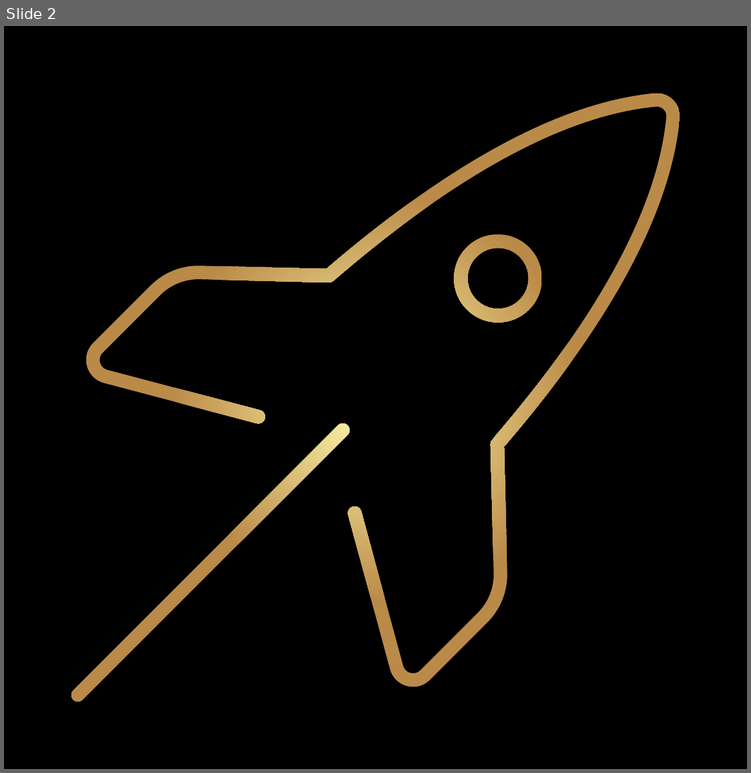
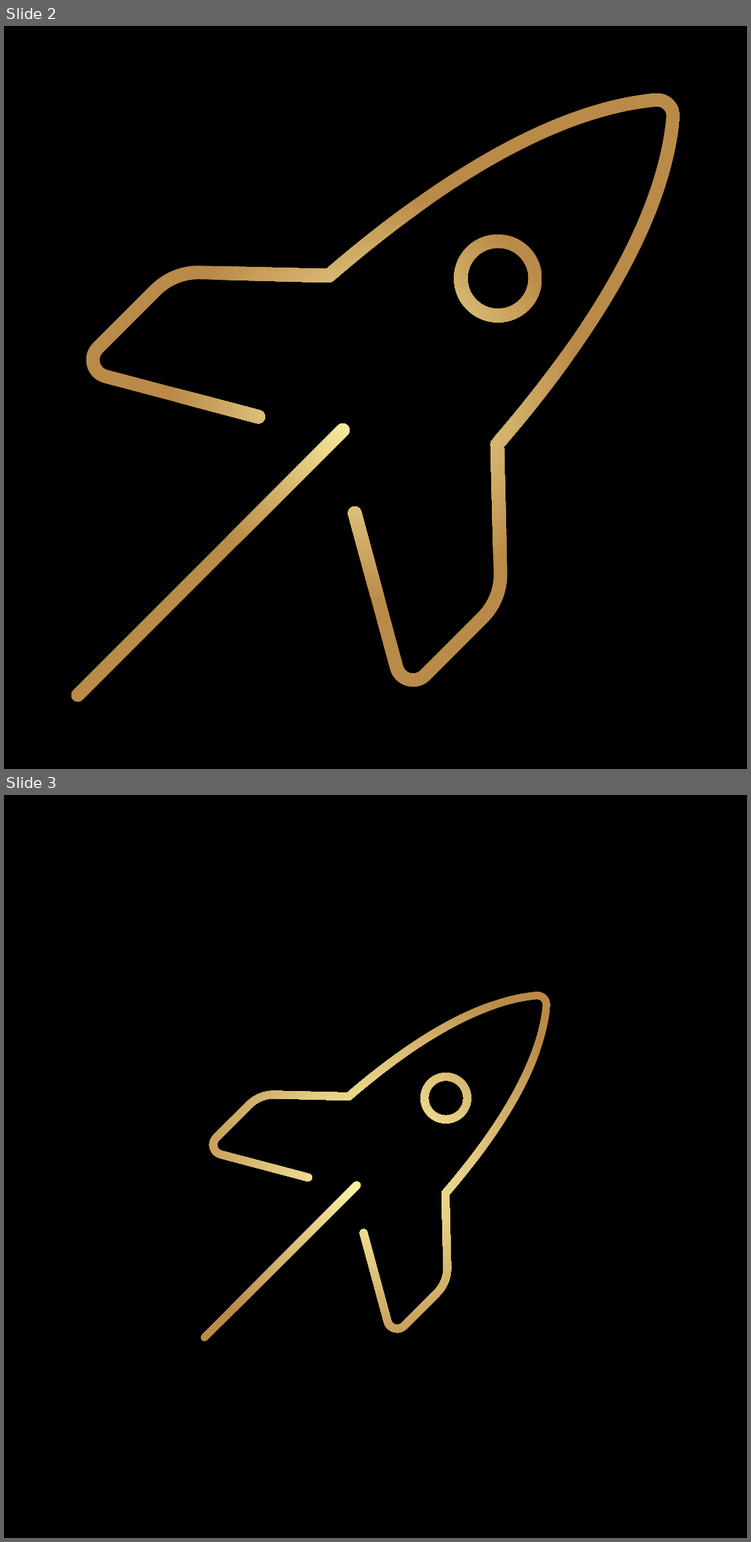
Before and after one commit to rajanphadnis/psp-data-viewer, a slide deck: website/src/assets/images/logo.pptx. Shown one above the other, each under a label of ours: slide 2 before the commit, slides 2 and 3 after it. The pictures are 751x773 and 751x1542 pixels, drawn with LibreOffice and Linux fonts; fonts in the diff are those of the drawing. Boxes give left, top, right and bottom in pixels: in the first picture for what was removed or moved away, otherwise in the second. Text is boxed around its words. In the diff, an @@ line names an element or a change of style, - is before the commit and + after.

```diff
--- a/website/src/assets/images/logo.pptx
+++ b/website/src/assets/images/logo.pptx
@@ slide 3 added at <box>4,795,747,1538</box>, background gradient #F9EFA0 to #BA8A48 @@
@@ rectangle added at <box>4,795,747,1538</box>, fill #000000 @@
@@ freeform shape added at <box>209,992,550,1333</box>, fill gradient #F9EFA0 to #BA8A48 @@
@@ freeform shape added at <box>421,1072,471,1123</box>, fill gradient #F9EFA0 to #BA8A48 @@
@@ freeform shape added at <box>201,1181,360,1341</box>, fill gradient #F9EFA0 to #BA8A48 @@
```
Also in this commit, not shown: 7 other files.
